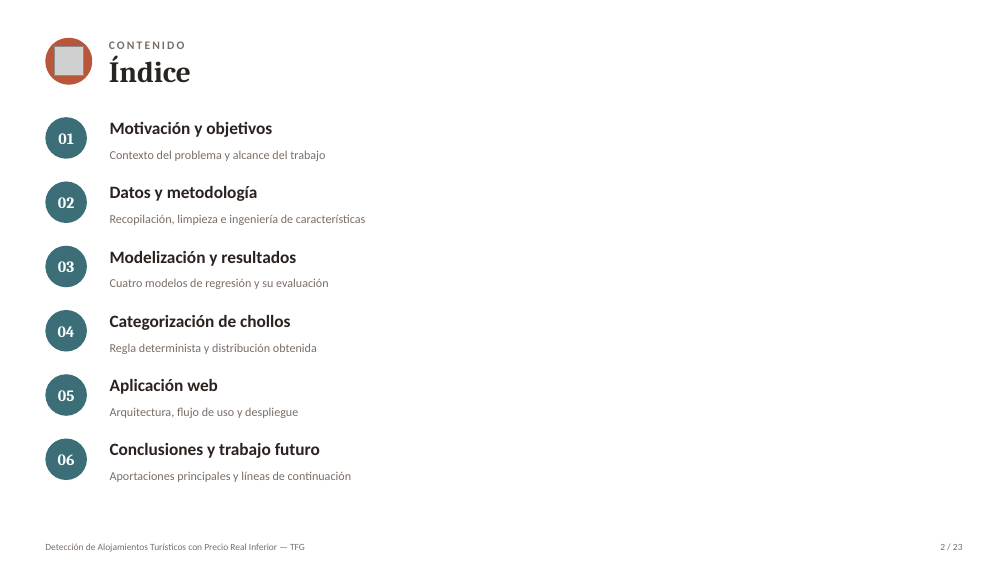
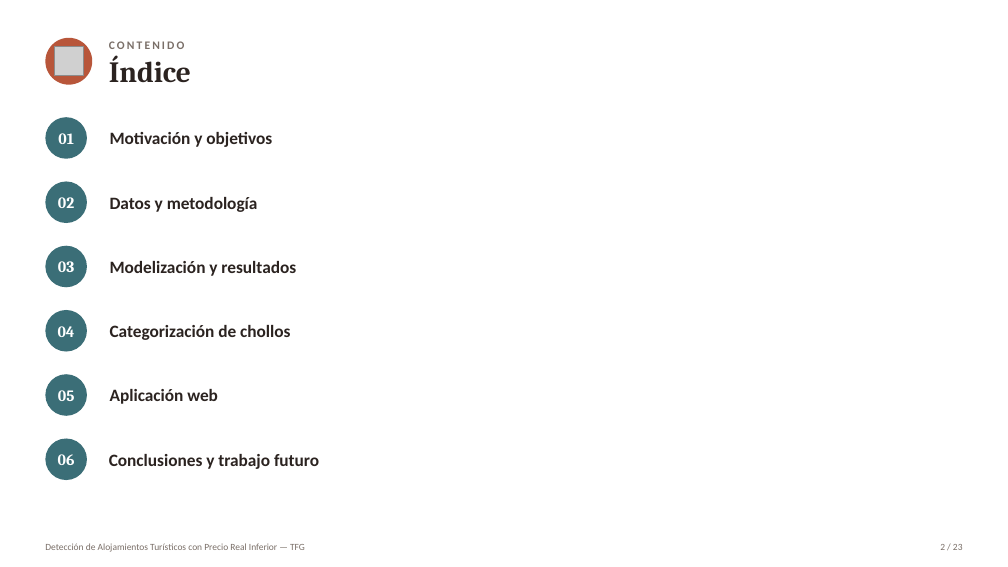
Before and after one commit to Marjimleo3/TFG, a slide deck: slide 2 of TFG_Chollos/Presentacion_Defensa_TFG.pptx. Drawn at 1008x567 pixels with LibreOffice and Linux fonts; fonts in the diff are those of the drawing; grey boxes stand for pictures. Boxes give left, top, right and bottom in pixels: in the first picture for what was removed or moved away, otherwise in the second. Text is boxed around its words. In the diff, an @@ line names an element or a change of style, - is before the commit and + after.

```diff
--- a/TFG_Chollos/Presentacion_Defensa_TFG.pptx
+++ b/TFG_Chollos/Presentacion_Defensa_TFG.pptx
@@ text removed at <box>110,150,325,161</box> @@
-Contexto del problema y alcance del trabajo
@@ text removed at <box>110,214,365,225</box> @@
-Recopilación, limpieza e ingeniería de características
@@ text removed at <box>110,278,329,289</box> @@
-Cuatro modelos de regresión y su evaluación
@@ text removed at <box>110,343,317,354</box> @@
-Regla determinista y distribución obtenida
@@ text removed at <box>110,407,298,418</box> @@
-Arquitectura, flujo de uso y despliegue
@@ 6 texts: place and size @@
-6 texts at <box>110,122,320,458</box>
+6 texts at <box>109,132,319,469</box>
@@ text removed at <box>110,471,351,482</box> @@
-Aportaciones principales y líneas de continuación
```
Also in this commit, not shown: 10 other slides changed.
